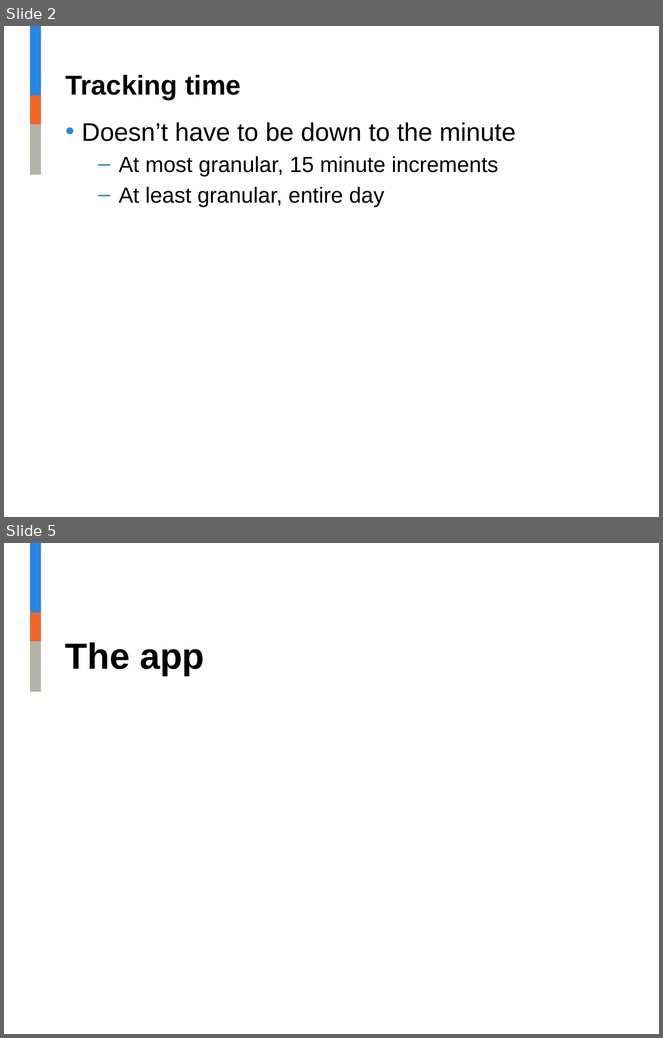
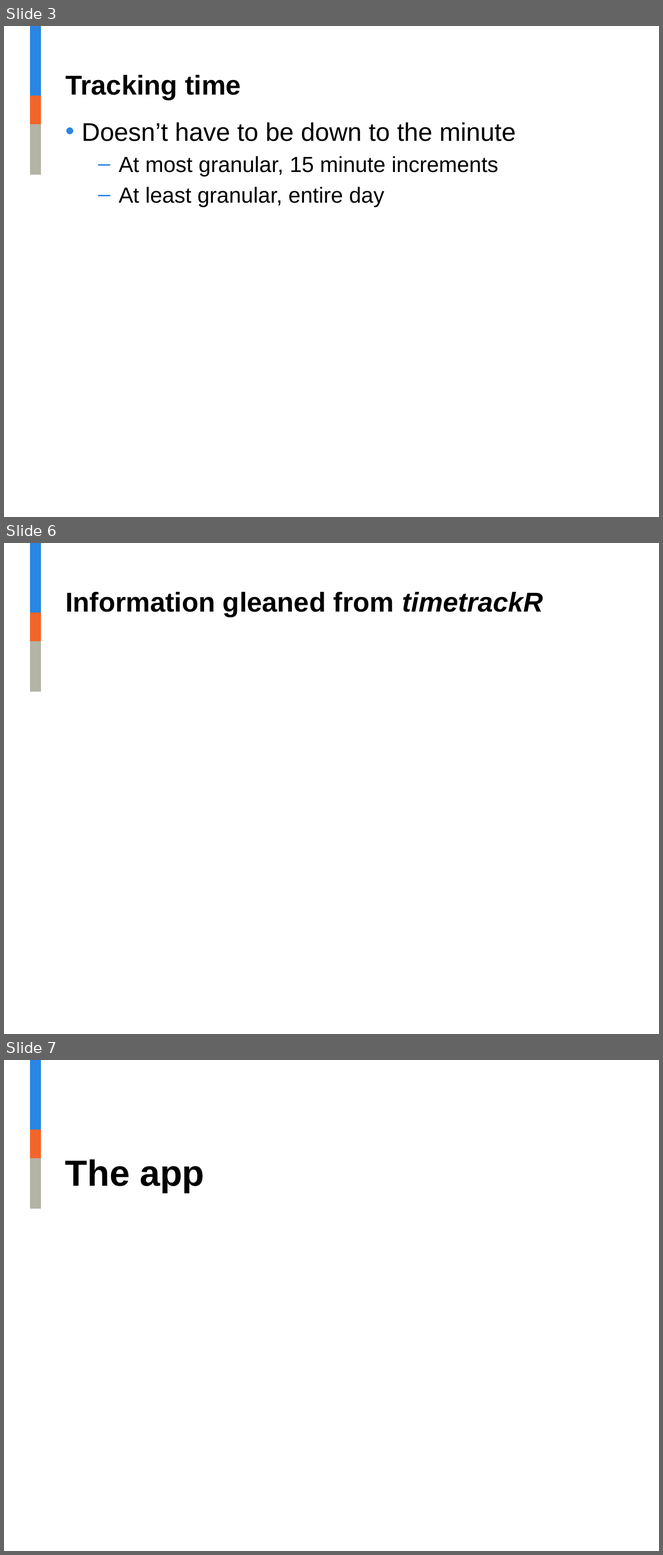
Before and after one commit to jalavery/timetrackR, a slide deck: Project management shiny app presentation.pptx. Shown one above the other, each under a label of ours: slides 2 and 5 before the commit, slides 3, 6 and 7 after it; the slides between them are not shown. The pictures are 663x1038 and 663x1555 pixels, drawn with LibreOffice and Linux fonts; fonts in the diff are those of the drawing; background and template pictures are left out. Boxes give left, top, right and bottom in pixels: in the first picture for what was removed or moved away, otherwise in the second. Text is boxed around its words. In the diff, an @@ line names an element or a change of style, - is before the commit and + after.

```diff
--- a/Project management shiny app presentation.pptx
+++ b/Project management shiny app presentation.pptx
@@ slide 6 added at (x1=4, y1=543, x2=659, y2=1034), background #FFFFFF; not listed: 3 template elements that a slide beside it also shows @@
@@ title added at (x1=65, y1=592, x2=543, y2=617), 30 pt, text #000000, bold @@
+Information gleaned from timetrackR
@@ what was slide 2 is now slide 3 @@
@@ what was slide 5 is now slide 7 @@
```
Also in this commit, not shown: 5 slides changed, 2 other slides added, 3 other files.
